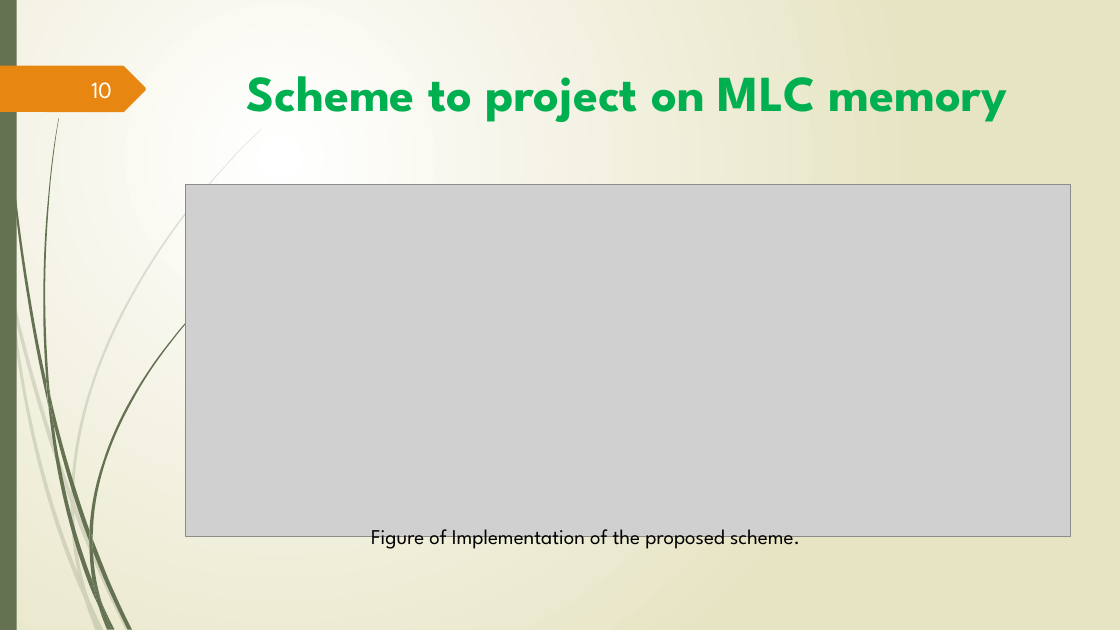
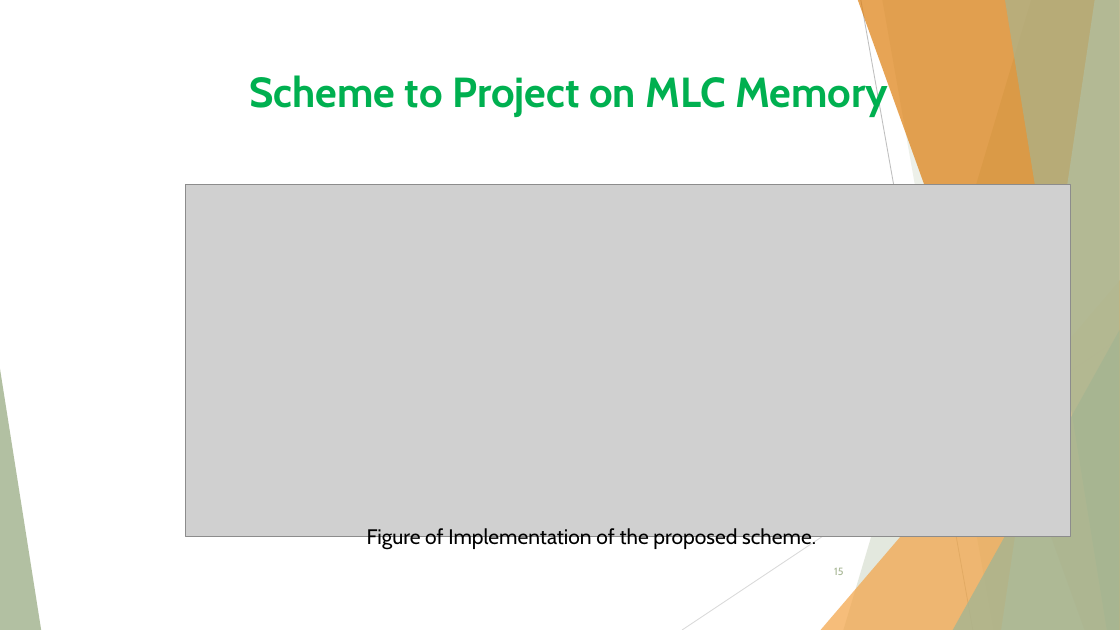
Before and after one commit to Limon49/Thesis, a slide deck: slide 15 of 1607049.pptx (slide 10 before the commit). Drawn at 1120x630 pixels with LibreOffice and Linux fonts; fonts in the diff are those of the drawing; grey boxes stand for pictures. Boxes give left, top, right and bottom in pixels: in the first picture for what was removed or moved away, otherwise in the second. Text is boxed around its words. In the diff, an @@ line names an element or a change of style, - is before the commit and + after.

```diff
--- a/1607049.pptx
+++ b/1607049.pptx
@@ background gradient #FFFFFF to #E8E6C4 to #FFFFFF @@
@@ rectangle removed at (0,0,17,630) @@
@@ freeform shape removed at (0,66,146,112) @@
@@ page number removed at (91,82,112,99) @@
-10
@@ title at (250,72,889,117): text changed; size 43.2 to 36 pt; font League Spartan to Cabin @@
-Scheme to project on MLC memory
+Scheme to Project on MLC Memory
@@ group added at (0,0,1120,630): 5 freeform shapes, 3 triangles, 2 lines @@
@@ text "Figure of Implementation of the ..." at (367,528,816,551): font League Spartan to Cabin @@
@@ page number added at (834,568,843,575), 9 pt, text #A5B592 @@
+15
@@ group removed at (0,129,262,630): 10 freeform shapes @@
@@ group removed at (3,0,218,630): 12 freeform shapes @@
```
Also in this commit, not shown: 13 other slides changed, 7 slides added, 1 slide removed, 4 other files.
